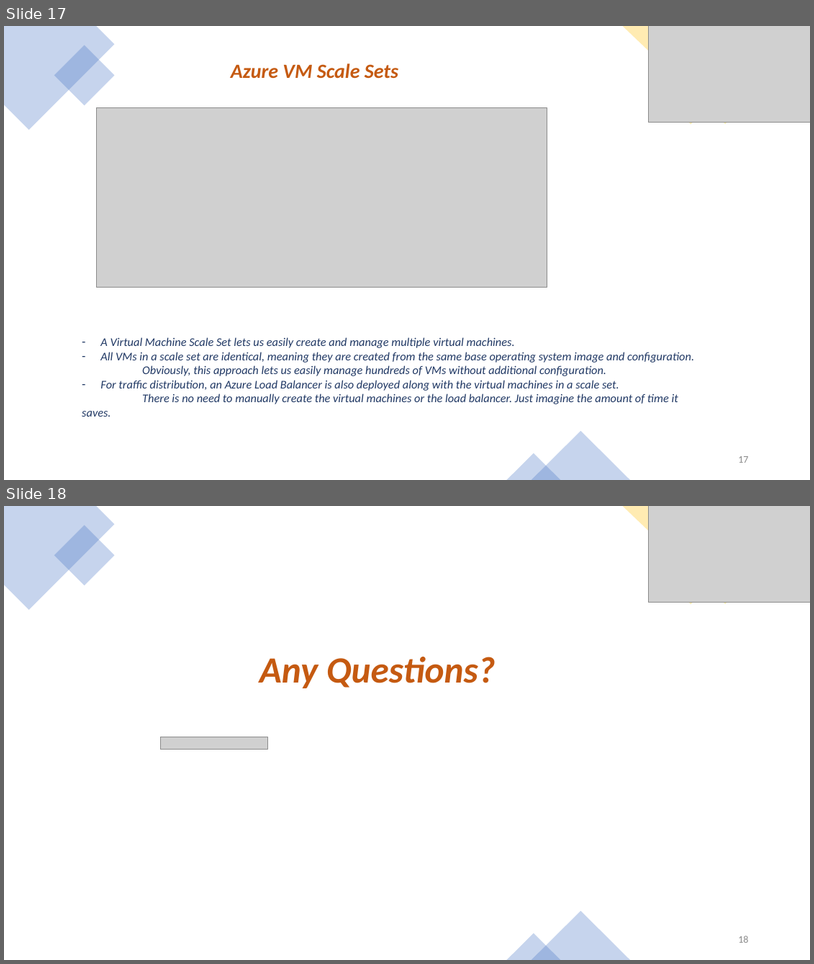
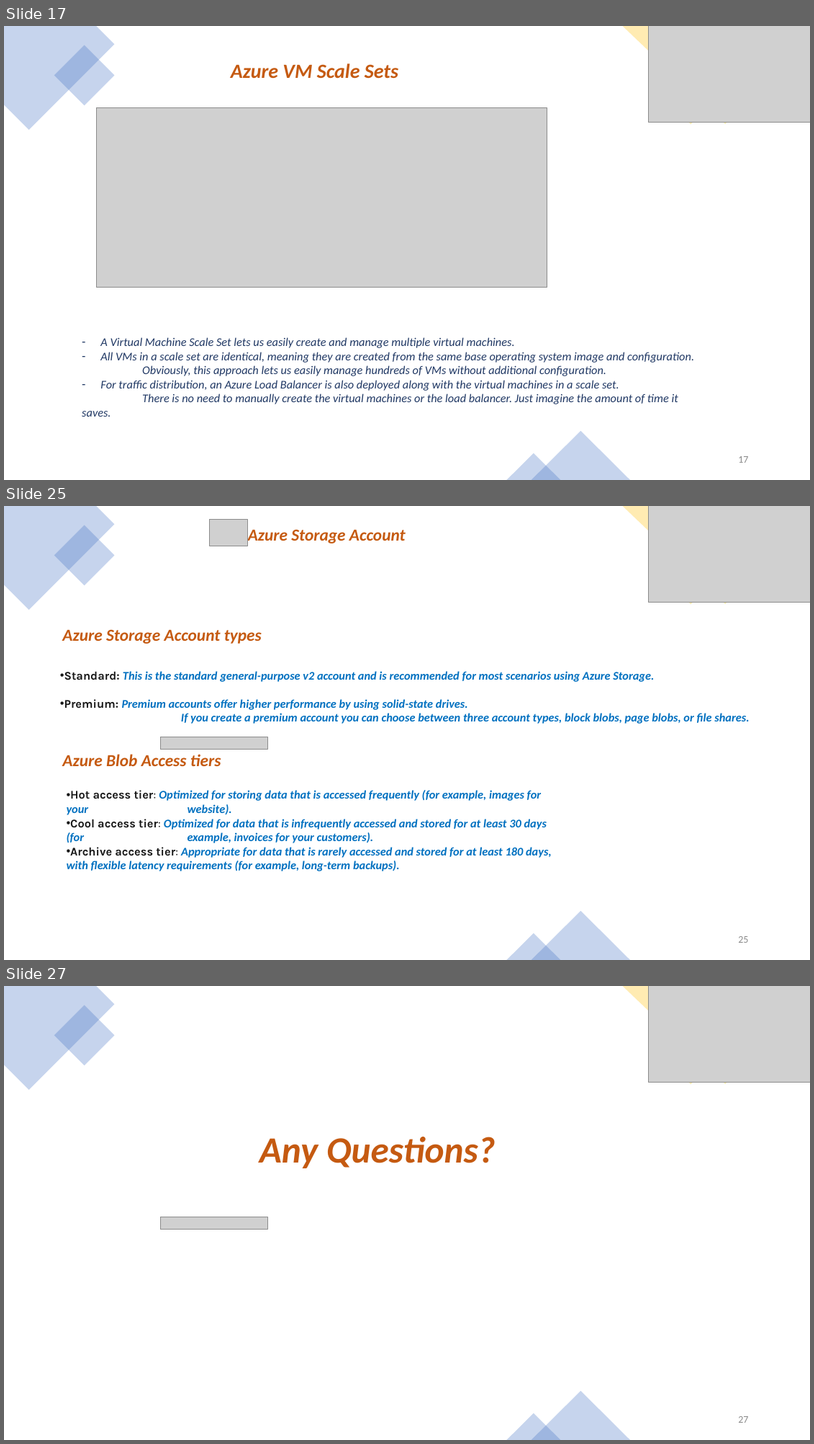
Before and after one commit to buchepalli-ramana-2/AzureDevOps, a slide deck: CoursePPT/Azure Compute.pptx. Shown one above the other, each under a label of ours: slides 17 and 18 before the commit, slides 17, 25 and 27 after it; the slides between them are not shown. The pictures are 814x964 and 814x1444 pixels, drawn with LibreOffice and Linux fonts; fonts in the diff are those of the drawing; grey boxes stand for pictures. Boxes give left, top, right and bottom in pixels: in the first picture for what was removed or moved away, otherwise in the second. Text is boxed around its words. In the diff, an @@ line names an element or a change of style, - is before the commit and + after.

Commit message:
Updated till storage concepts

```diff
--- a/CoursePPT/Azure Compute.pptx
+++ b/CoursePPT/Azure Compute.pptx
@@ slide 25 added at (4, 506, 810, 960), background #4472C4 at 92% opacity @@
@@ rectangle added at (4, 506, 810, 960), fill #FFFFFF @@
@@ freeform shape added at (4, 506, 115, 610), fill #4472C4 at 30% opacity @@
@@ rectangle added at (54, 525, 115, 586), fill #4472C4 at 30% opacity @@
@@ picture added at (210, 519, 248, 546) @@
@@ freeform shape added at (623, 506, 810, 604), fill #FFC000 at 30% opacity @@
@@ picture added at (649, 506, 810, 602) @@
@@ text added at (248, 529, 406, 543), 20 pt, text #C55A11, bold, italic @@
+Azure Storage Account
@@ rectangle added at (658, 540, 723, 605), fill #FFC000 at 30% opacity @@
@@ text added at (62, 629, 262, 644), 20 pt, text #C55A11, bold, italic @@
+Azure Storage Account types
@@ text added at (64, 671, 749, 723), 14 pt, text #0070C0, bold, italic @@
+• Standard: This is the standard general-purpose v2 account and is recommended for most scenarios using Azure Storage.
+• Premium: Premium accounts offer higher performance by using solid-state drives.
+    If you create a premium account you can choose between three account types, block blobs, page blobs, or file shares.
@@ picture added at (161, 737, 268, 749) @@
@@ text added at (62, 754, 221, 766), 20 pt, text #C55A11, bold, italic @@
+Azure Blob Access tiers
@@ text added at (67, 790, 552, 871), 14 pt, text #0070C0, bold, italic @@
+• Hot access tier: Optimized for storing data that is accessed frequently (for example, images for your website).
+• Cool access tier: Optimized for data that is infrequently accessed and stored for at least 30 days (for example, invoices for your customers).
+• Archive access tier: Appropriate for data that is rarely accessed and stored for at least 180 days, with flexible latency requirements (for example, long-term backups).
@@ triangle added at (532, 911, 630, 960), fill #4472C4 at 30% opacity @@
@@ triangle added at (507, 933, 561, 960), fill #4472C4 at 30% opacity @@
@@ page number added at (738, 936, 748, 942), 12 pt, text #8C8C8C @@
+25
@@ what was slide 18 is now slide 27 @@
@@ page number at (738, 1416, 748, 1422): text changed @@
-18
+27
```
Also in this commit, not shown: 8 other slides added.
